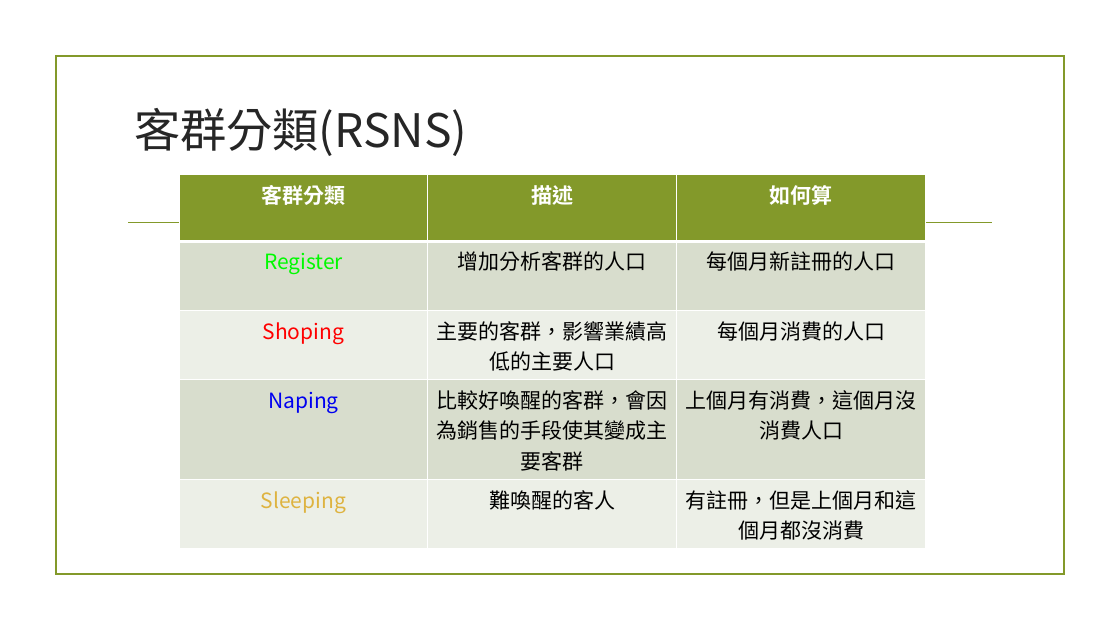
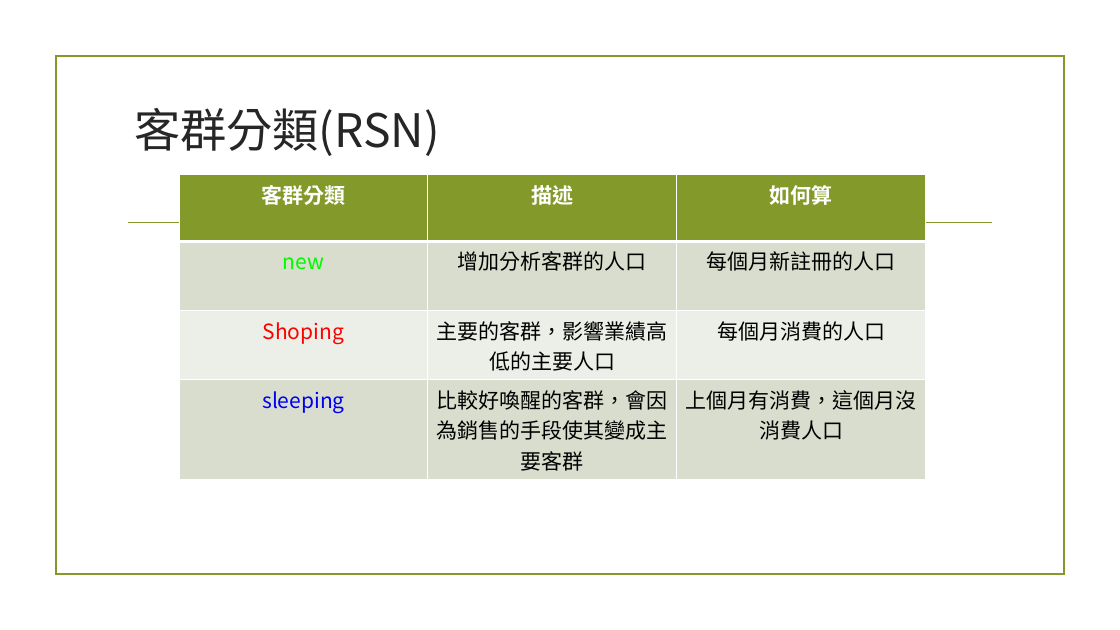
Before and after one commit to KungRayHo/python_project, a slide deck: slide 5 of [python] FinalProject/FinalProject3.pptx. Drawn at 1120x630 pixels with LibreOffice and Linux fonts; fonts in the diff are those of the drawing; background and template pictures are left out. Boxes give left, top, right and bottom in pixels: in the first picture for what was removed or moved away, otherwise in the second. Text is boxed around its words. In the diff, an @@ line names an element or a change of style, - is before the commit and + after.

```diff
--- a/[python] FinalProject/FinalProject3.pptx
+++ b/[python] FinalProject/FinalProject3.pptx
@@ title at bbox=[134, 108, 440, 156]: text changed @@
-客群分類(RSNS)
+客群分類(RSN)
@@ table at bbox=[179, 175, 925, 475] @@
-row 2, column 1: Register
+row 2, column 1: new
-row 4: Naping | 比較好喚醒的客群，會因為銷售的手段使其變成主 / 要客群 | 上個月有消費，這個月沒消費人口
-row 5: Sleeping | 難喚醒的客人 | 有註冊，但是上個月和這個月都沒消費
+row 4: sleeping | 比較好喚醒的客群，會因為銷售的手段使其變成主 / 要客群 | 上個月有消費，這個月沒消費人口
```
Also in this commit, not shown: 1 other slide changed.
